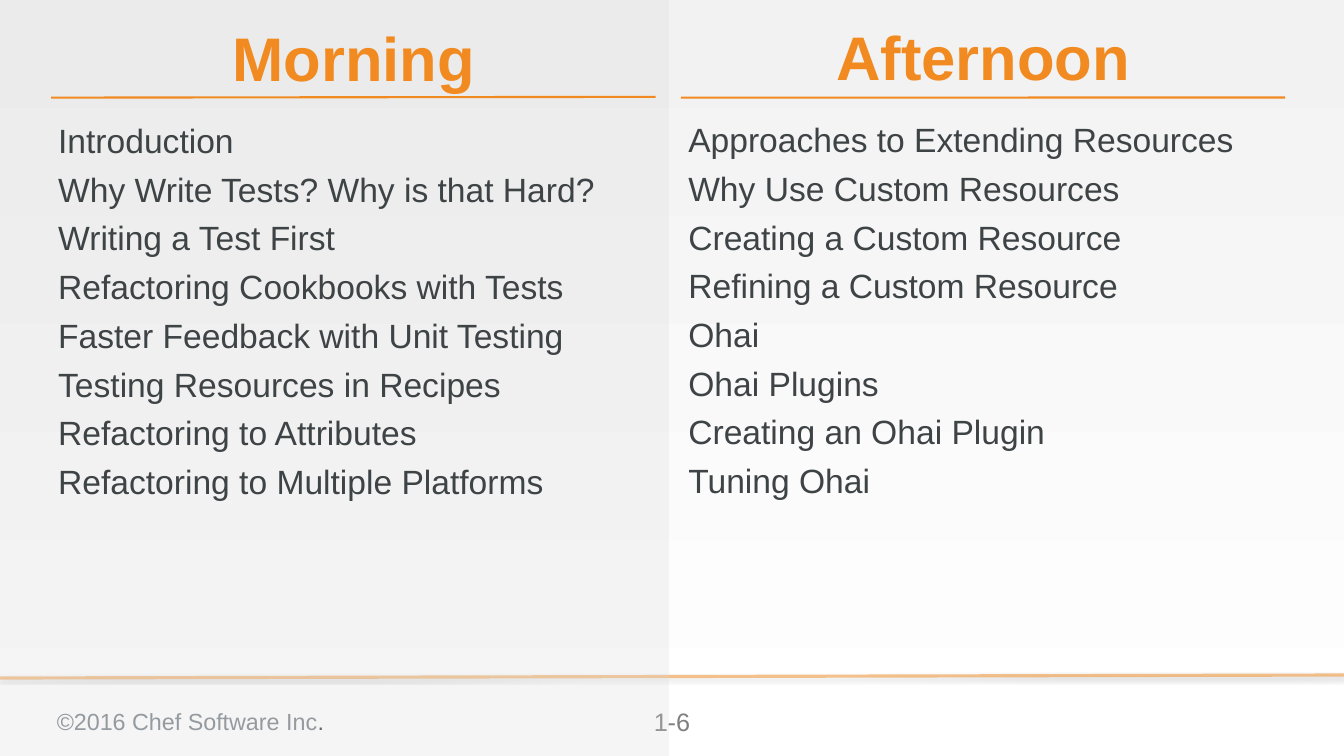
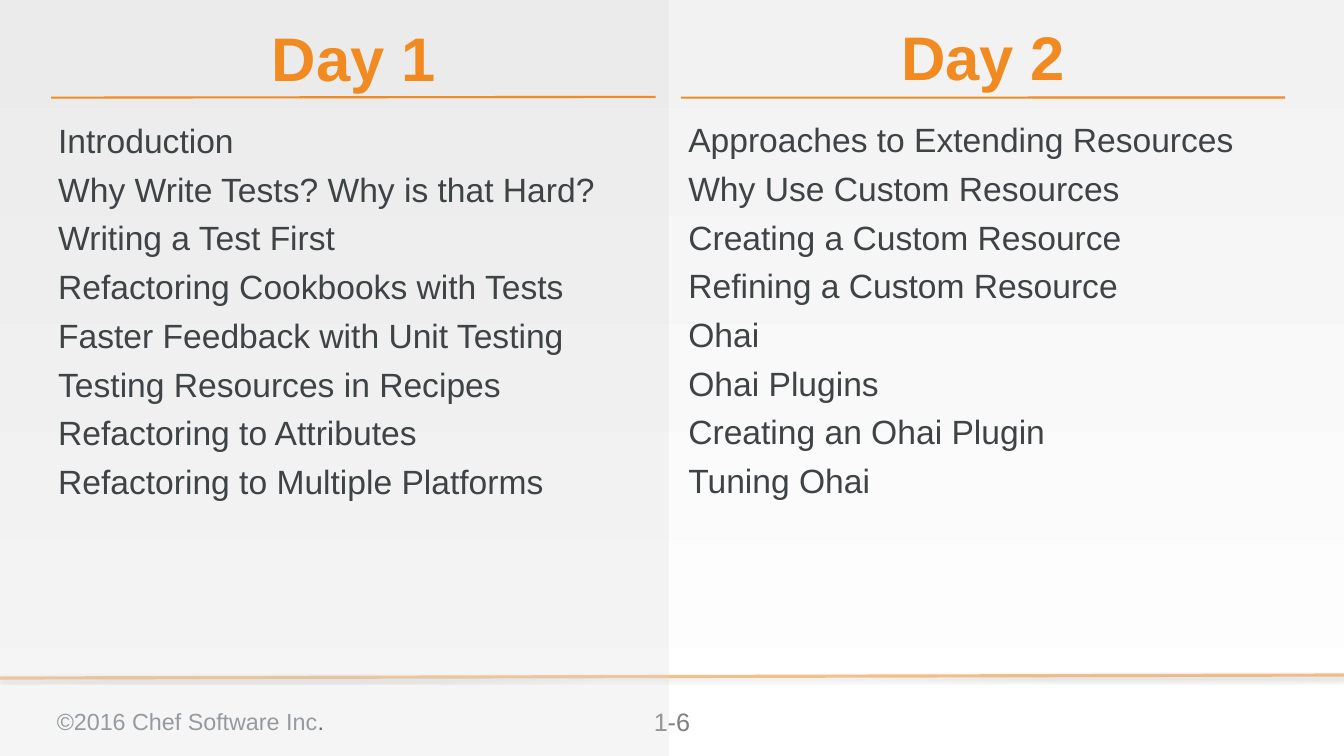
Before and after one commit to ericheiser/chef-intermediate, a slide deck: slide 6 of 01-introduction.pptx. Drawn at 1344x756 pixels with LibreOffice and Linux fonts; fonts in the diff are those of the drawing; background and template pictures are left out. Boxes give left, top, right and bottom in pixels: in the first picture for what was removed or moved away, otherwise in the second. Text is boxed around its words. In the diff, an @@ line names an element or a change of style, - is before the commit and + after.

Commit message:
Fixes the agenda to day 1 / day 2
Previously it said morning / afternoon.

```diff
--- a/01-introduction.pptx
+++ b/01-introduction.pptx
@@ text at (272,38,436,93): text changed @@
-Morning
+Day 1
@@ text at (901,37,1065,92): text changed @@
-Afternoon
+Day 2
```
